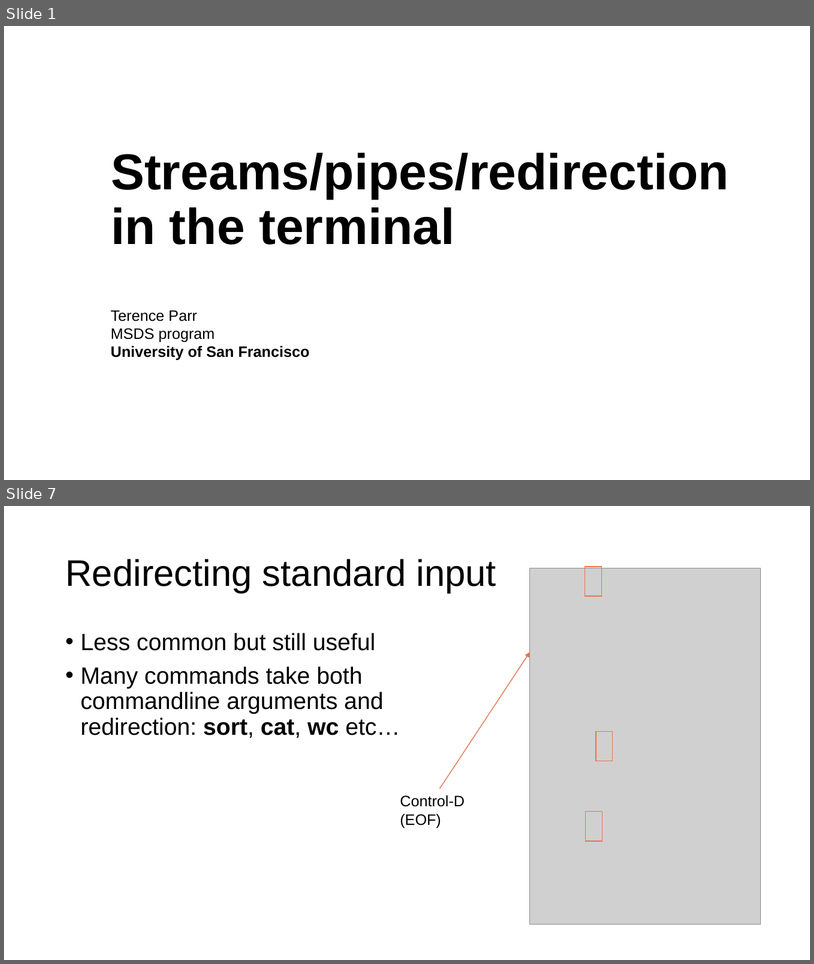
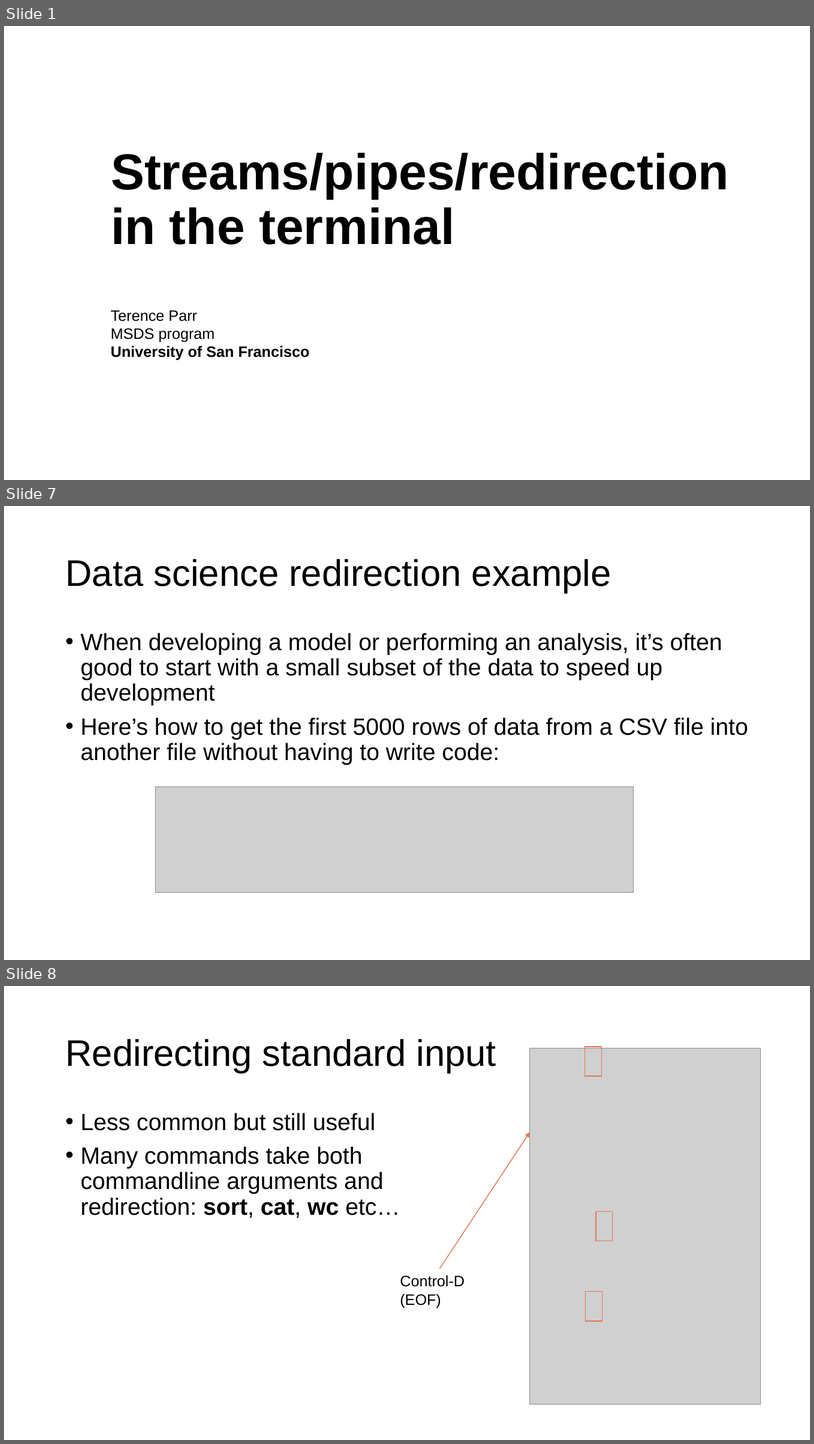
Before and after one commit to parrt/msds692, a slide deck: notes/streams.pptx. Shown one above the other, each under a label of ours: slides 1 and 7 before the commit, slides 1, 7 and 8 after it; the slides between them are not shown. The pictures are 814x964 and 814x1444 pixels, drawn with LibreOffice and Linux fonts; fonts in the diff are those of the drawing; grey boxes stand for pictures; background and template pictures are left out. Boxes give left, top, right and bottom in pixels: in the first picture for what was removed or moved away, otherwise in the second. Text is boxed around its words. In the diff, an @@ line names an element or a change of style, - is before the commit and + after.

```diff
--- a/notes/streams.pptx
+++ b/notes/streams.pptx
@@ slide 7 added at bbox=[4, 506, 810, 960], background #FFFFFF @@
@@ title added at bbox=[65, 559, 612, 593], 44 pt, text #000000 @@
+Data science redirection example
@@ text added at bbox=[81, 633, 749, 765], 28 pt, text #000000 @@
+• When developing a model or performing an analysis, it’s often good to start with a small subset of the data to speed up development
+• Here’s how to get the first 5000 rows of data from a CSV file into another file without having to write code:
@@ picture added at bbox=[156, 786, 634, 892] @@
@@ what was slide 7 is now slide 8 @@
```
Also in this commit, not shown: 5 slides changed, 1 other slide added, 1 slide removed, 2 other files.
